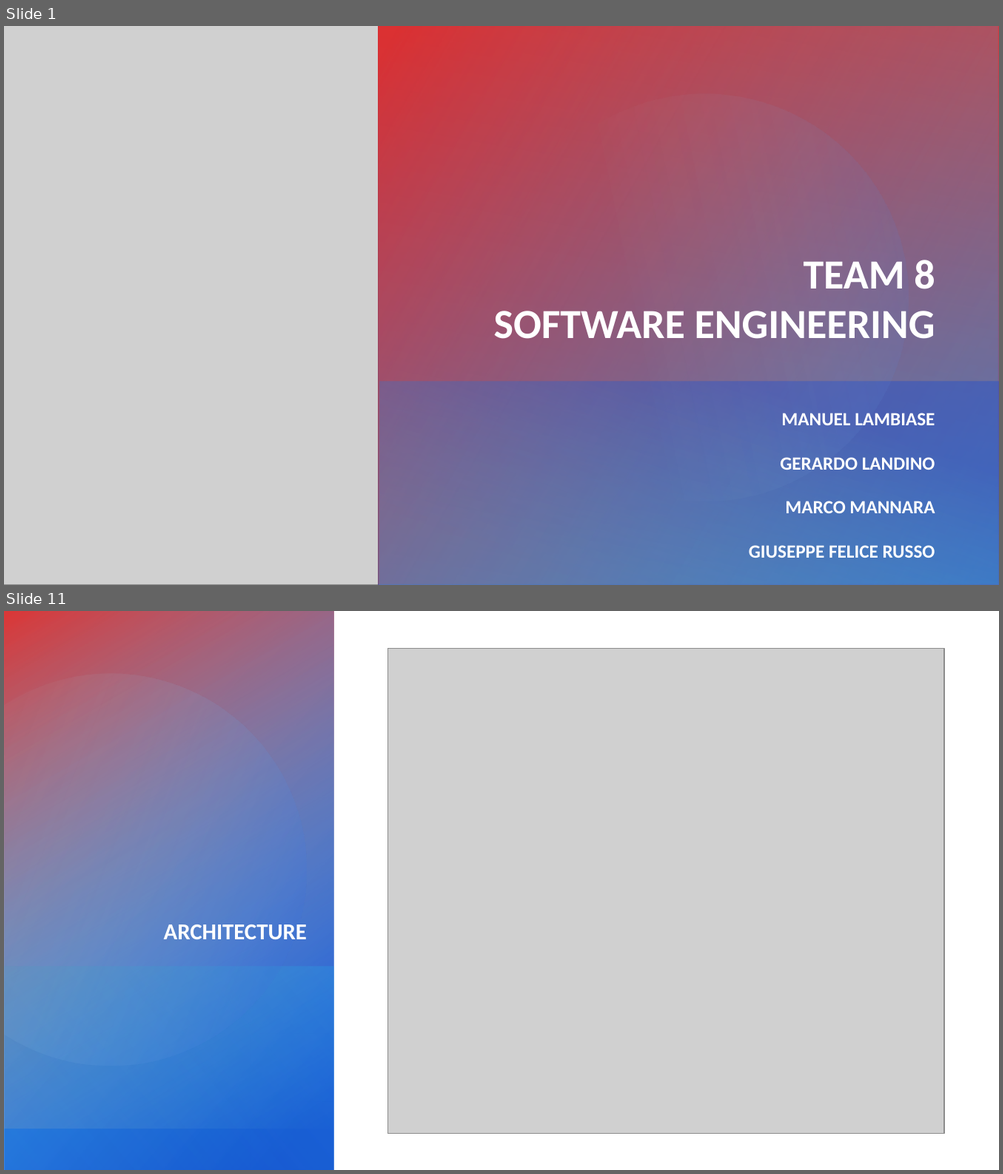
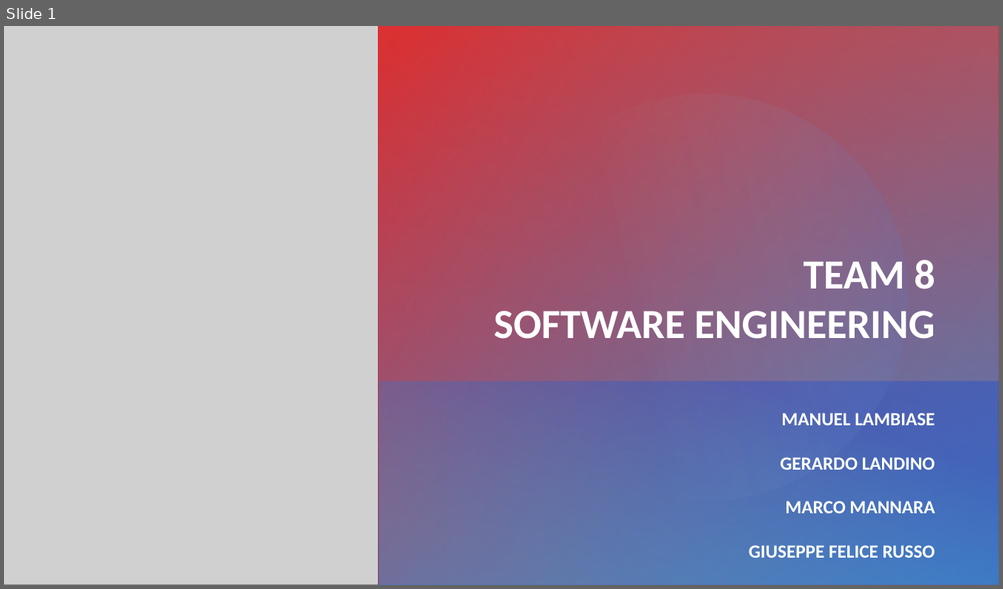
Before and after one commit to giuseppefrusso/Team8SE, a slide deck: Team 8.pptx. Shown one above the other, each under a label of ours: slides 1 and 11 before the commit, slide 1 after it; the slides between them are not shown. The pictures are 1003x1174 and 1003x589 pixels, drawn with LibreOffice and Linux fonts; fonts in the diff are those of the drawing; grey boxes stand for pictures. Boxes give left, top, right and bottom in pixels: in the first picture for what was removed or moved away, otherwise in the second. Text is boxed around its words. In the diff, an @@ line names an element or a change of style, - is before the commit and + after.

```diff
--- a/Team 8.pptx
+++ b/Team 8.pptx
@@ slide 11 removed at [4, 611, 999, 1170], background #FFFFFF; not listed: 2 template elements that a slide beside it also shows @@
@@ rectangle removed at [4, 611, 999, 1170] @@
@@ rectangle removed at [4, 611, 334, 1170] @@
@@ rectangle removed at [4, 611, 334, 1129] @@
@@ freeform shape removed at [4, 649, 342, 1101] @@
@@ picture removed at [387, 648, 944, 1134] @@
@@ title removed at [164, 925, 307, 940] @@
-ARCHITECTURE
@@ rectangle removed at [4, 966, 334, 1170] @@
@@ rectangle removed at [4, 1133, 999, 1170] @@
@@ rectangle removed at [334, 1133, 999, 1170] @@
```
Also in this commit, not shown: 1 slide changed, 7 slides added, 13 other slides removed.
